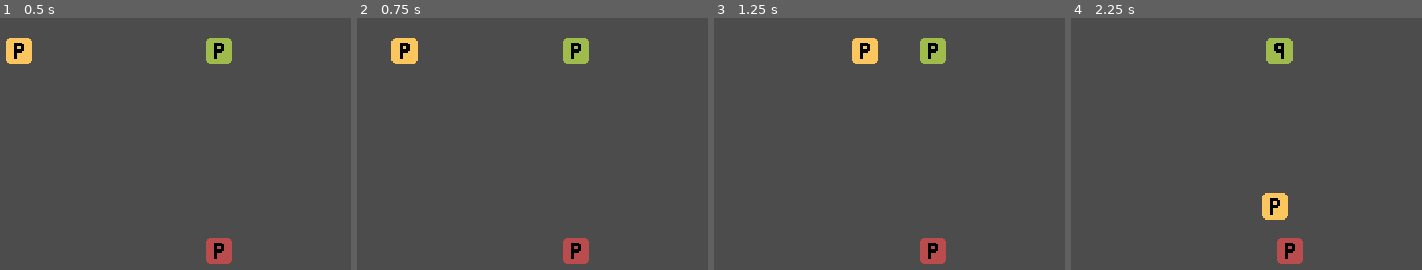
Above: before the commit, frames 1-4 (left to right).
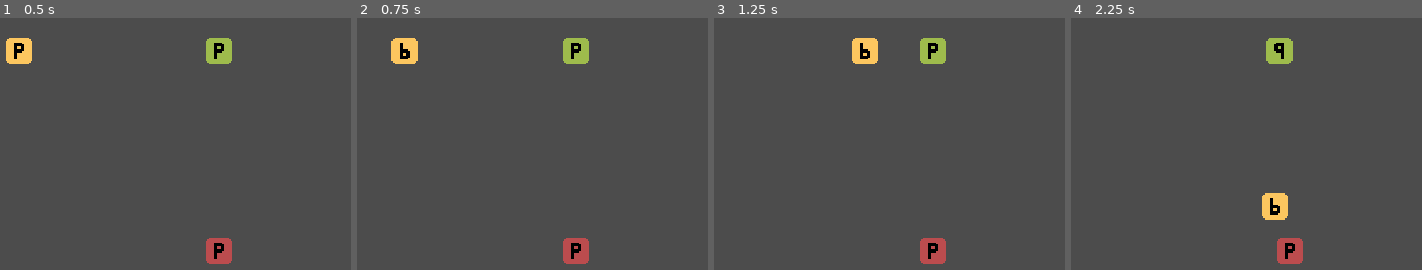
Above: after the commit, the same moments.

Repository: elixs/Chimera-Party-Example
Game: Godot game, scene res://games/mygame/index.tscn
The game is run twice, just before and just after one commit, with the same random seed, the same clock (stepped at 60 frames per second) and the same inputs.
Inputs:
- Up to frame 1 (0.5 s): no input
- Up to frame 2 (0.75 s): tap Enter at 0.5 s; hold D from 0.53 s (still down); tap B at 0.6 s
- Up to frame 3 (1.25 s): keep holding D
- Up to frame 4 (2.25 s): release D at 1.28 s; hold S 1.28-2.03 s; tap N at 1.35 s; hold D from 2.03 s (still down); tap J at 2.1 s

Frame 1 is identical in both runs. In frame 2, less than 0.1% of the frame differs, in the area x 13-16%, y 9-17%; in frame 3, less than 0.1%; in frame 4, less than 0.1%.

Commit message:
Added Config

Diff:
--- a/games/mygame/Config.gd
+++ b/games/mygame/Config.gd
@@ -3,7 +3,7 @@
 extends Node
 
 export var display_name: String
-export var description: String
+export(String, MULTILINE) var description
 
 enum GameType {
 	ALL_FOR_ALL,
--- /dev/null
+++ b/games/mygame/Config.tscn
@@ -0,0 +1,13 @@
+[gd_scene load_steps=2 format=2]
+
+[ext_resource path="res://games/mygame/Config.gd" type="Script" id=1]
+
+[node name="Node" type="Node"]
+script = ExtResource( 1 )
+display_name = "Esperar 5"
+description = "Debes esperar 5 segundos!
+Puedes darte vuelta!"
+dir_group_0 = 15
+dir_desc_0 = "Moverse"
+act_group_0 = 1
+act_desc_0 = "Darse vuelta"
--- a/games/mygame/Player.gd
+++ b/games/mygame/Player.gd
@@ -7,14 +7,12 @@
 var player_color
 
 # Inputs
-
 var move_left = ""
 var move_right = ""
 var move_up = ""
 var move_down = ""
 var action_a = ""
 var action_b = ""
-
 
 func init(player_index, player_color):
 	self.player_index = player_index
@@ -28,16 +26,17 @@
 	action_a = "action_a_" + spi
 	action_b = "action_b_" + spi
 
-
 func _physics_process(delta):
 	var target_vel = Vector2(Input.get_action_strength(move_right) - Input.get_action_strength(move_left),
 	Input.get_action_strength(move_down) - Input.get_action_strength(move_up)) * SPEED
 
 	linear_vel = lerp(linear_vel, target_vel, 0.2)
-
 	linear_vel = move_and_slide(linear_vel)
 
 	if Input.is_action_pressed(move_left) and not Input.is_action_pressed(move_right):
 		$Sprite.flip_h = true
 	if Input.is_action_pressed(move_right) and not Input.is_action_pressed(move_left):
 		$Sprite.flip_h = false
+
+	if Input.is_action_just_pressed(action_a):
+		$Sprite.flip_v = !$Sprite.flip_v
--- a/games/mygame/index.gd
+++ b/games/mygame/index.gd
@@ -1,5 +1,4 @@
 extends Node2D
-
 
 var Player = preload("res://games/mygame/Player.tscn")
 
